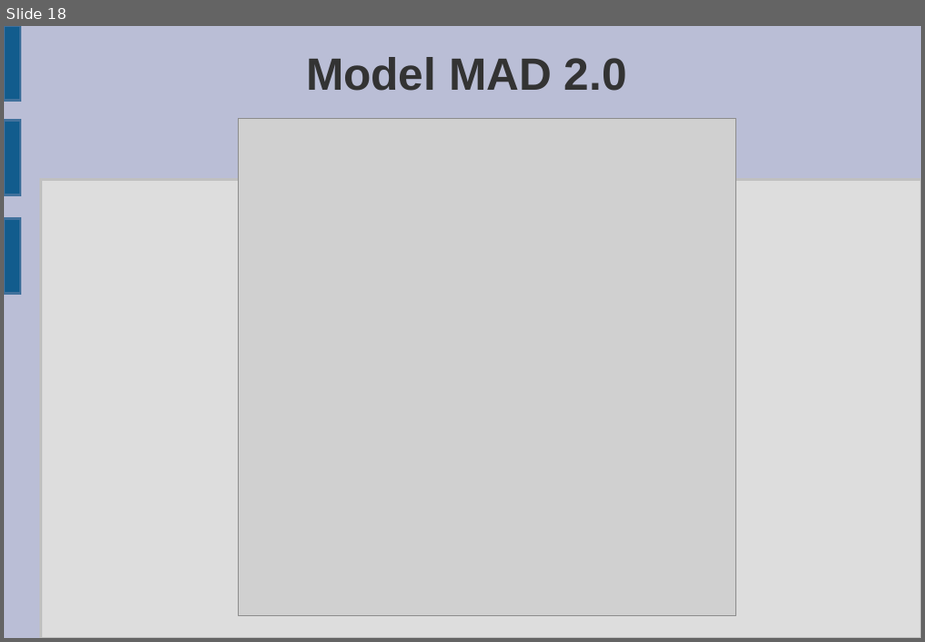
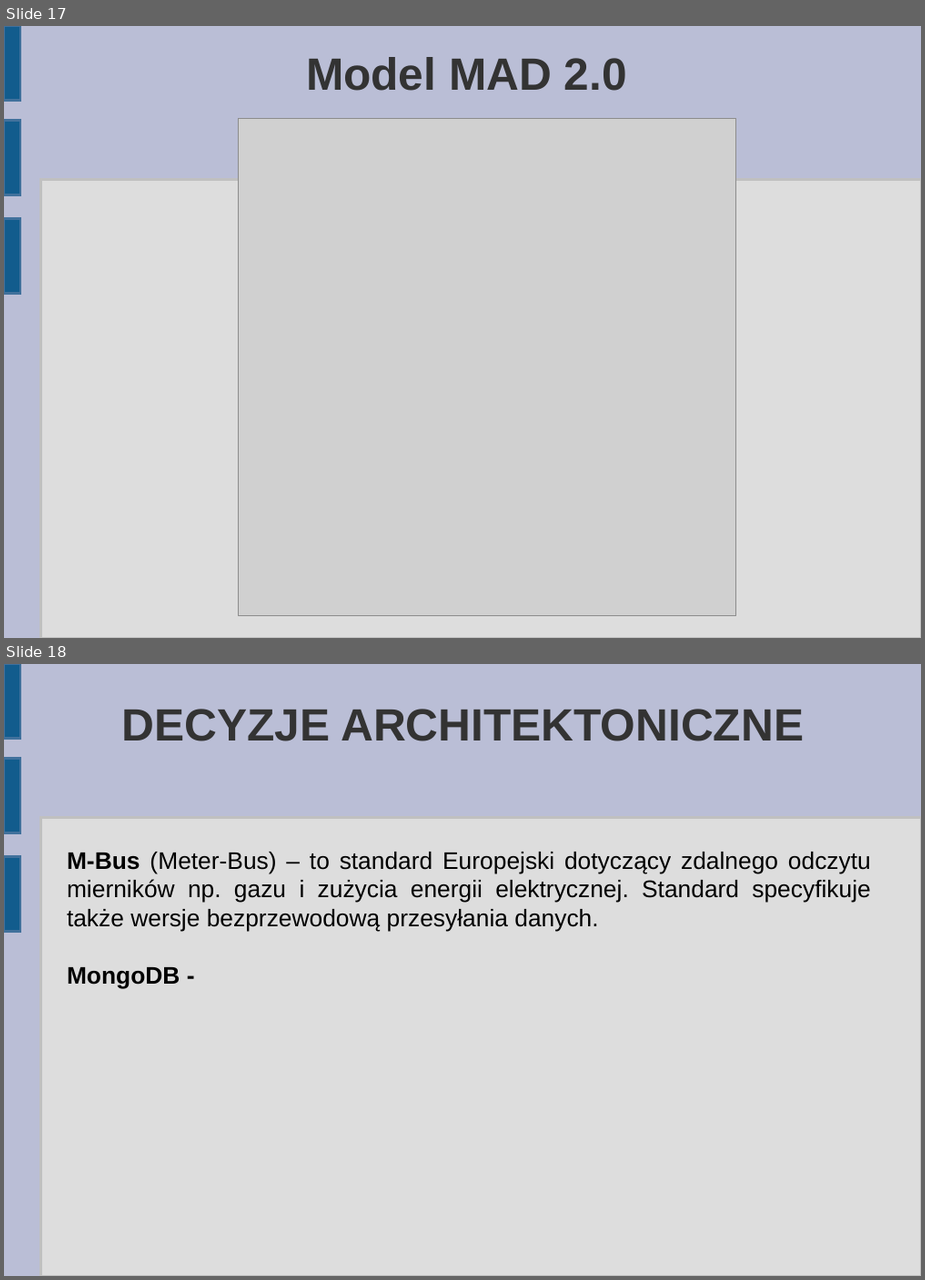
Before and after one commit to Sapphire1/AiS, a slide deck: etap 1_V3.odp. Shown one above the other, each under a label of ours: slide 18 before the commit, slides 17 and 18 after it. The pictures are 925x642 and 925x1280 pixels, drawn with LibreOffice and Linux fonts; fonts in the diff are those of the drawing; grey boxes stand for pictures. Boxes give left, top, right and bottom in pixels: in the first picture for what was removed or moved away, otherwise in the second. Text is boxed around its words. In the diff, an @@ line names an element or a change of style, - is before the commit and + after.

Commit message:
Trzeba dodać dlaczego M-Bus jest bezpieczny oraz dlaczego wybraliśmy Mongo DB

```diff
--- a/etap 1_V3.odp
+++ b/etap 1_V3.odp
@@ slide 18 added at (4,664,921,1276), background #BABED6; not listed: 4 template elements that a slide beside it also shows @@
@@ title added at (121,709,804,741), 37.7 pt, text #333333, bold @@
+DECYZJE ARCHITEKTONICZNE
@@ text added at (67,851,871,989), 20 pt, text #000000 @@
+M-Bus (Meter-Bus) – to standard Europejski dotyczący zdalnego odczytu mierników np. gazu i zużycia energii elektrycznej. Standard specyfikuje także wersje bezprzewodową przesyłania danych.
+MongoDB -
@@ what was slide 18 is now slide 17 @@
```
Also in this commit, not shown: 4 slides changed, 1 slide removed.
